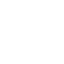
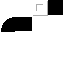
Revision of a layered 64 × 64 image; what changed, layer by layer:
added layer "shade" (32%) above "tiles" over [33, 1, 48, 16]
painted on "tiles" over [1, 0, 63, 32]
